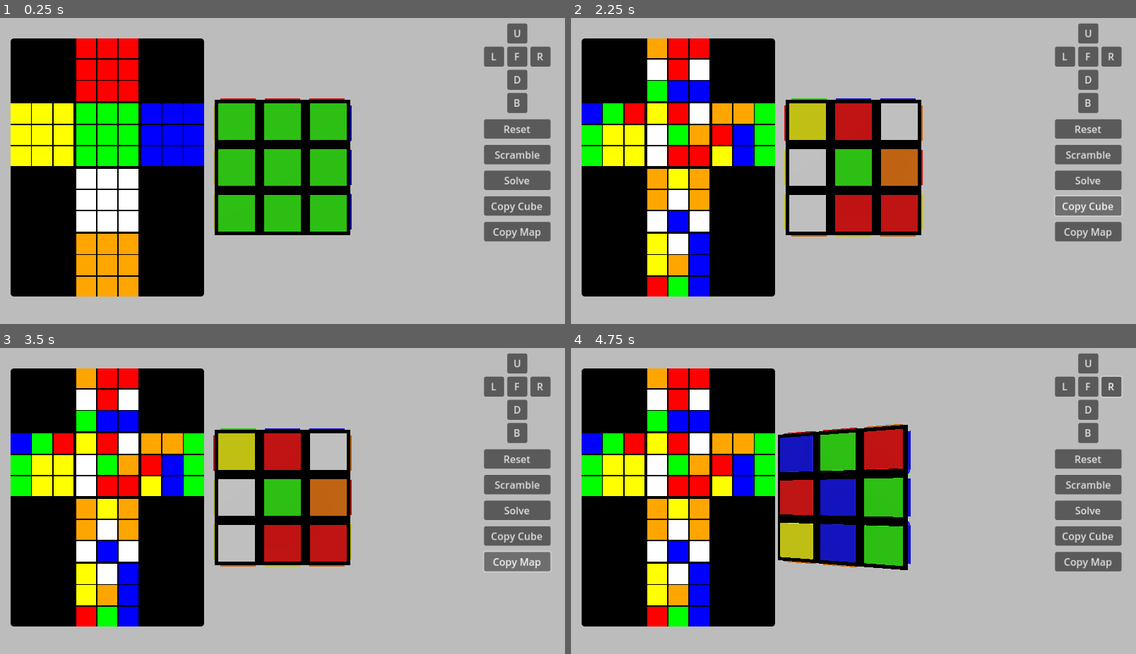
Above: before the commit, frames 1-4 (two rows, left to right).
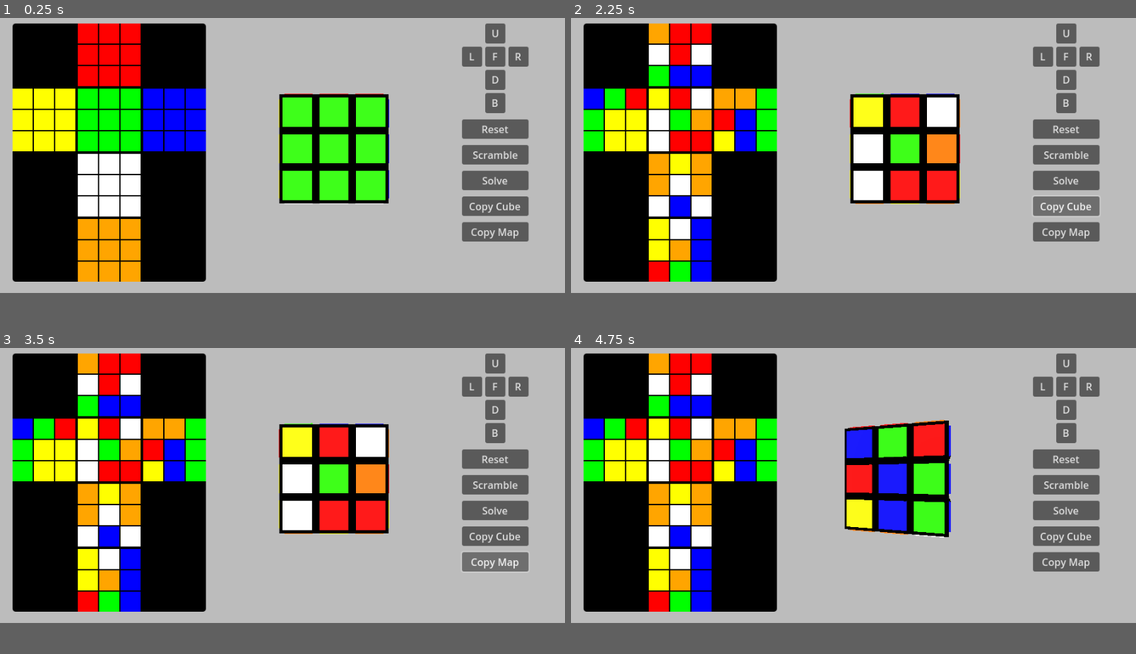
Above: after the commit, the same moments.

Repository: andrew-wilkes/cubic
Game: Godot game, scene res://scenes/main.tscn
Same seed, same stepped clock (60 frames per second), same inputs: the game is played once before the commit and once after it.
Inputs (mouse positions are in pixels of both pictures, inside the frame that each line leads up to):
- Up to frame 1 (0.25 s): no input
- Up to frame 2 (2.25 s): click "Reset" at 0.5 s; click "Scramble" at 1.25 s; click "Copy Cube" at 2 s
- Up to frame 3 (3.5 s): click "Copy Map" at 2.75 s
- Up to frame 4 (4.75 s): click "U" at 3.5 s; move the mouse to (977, 482) at 4.27 s; hold Right from 4.28 s (still down); hold Shift from 4.28 s (still down); click (977, 482) at 4.42 s
In our replay, the window is 800x444 before the commit and 800x400 after it. These sizes can differ from the game's own. Grey fills any space a smaller window leaves; there, only what the larger window draws over its background counts as a difference.

The runs differ from the first frame. In frame 1, 29% of the frame differs, in the area x 1-98%, y 1-92%; in frame 2, 31%; in frame 3, 31%; in frame 4, 32%.

Commit message:
Use a viewport for the cube

Diff:
--- a/project.godot
+++ b/project.godot
@@ -18,7 +18,7 @@
 [display]
 
 window/size/viewport_width=900
-window/size/viewport_height=500
+window/size/viewport_height=450
 
 [rendering]
 
--- a/scenes/main.gd
+++ b/scenes/main.gd
@@ -1,35 +1,32 @@
-extends Node3D
+extends Control
 
 const FACE_BUTTONS = ["U", "L", "F", "R", "D", "B"]
 
+var bc
+
 func _ready():
 	$C/UI.button_pressed.connect(_on_button_pressed)
+	bc = $C/SVP/VP/BigCube
 
 
 func _on_button_pressed(bname, shift, ctrl):
 	if FACE_BUTTONS.has(bname):
 		var button_idx = FACE_BUTTONS.find(bname)
 		if ctrl:
-			$BigCube/Pivot.rotate_to_face(button_idx)
+			bc.get_node("Pivot").rotate_to_face(button_idx)
 		else:
 			var direction = -1 if shift else 1
-			$BigCube.rotate_face(button_idx, direction, $BigCube/Pivot.transform.basis)
+			bc.rotate_face(button_idx, direction, bc.get_node("Pivot").transform.basis)
 	match bname:
 		"Reset":
-			$BigCube.reset()
+			bc.reset()
 		"Scramble":
 			for n in randi_range(10, 15):
-				$BigCube.rotate_face_immediate(randi() % 6, 1 if randf() > 0.5 else -1)
+				bc.rotate_face_immediate(randi() % 6, 1 if randf() > 0.5 else -1)
 		"Solve":
 			pass
 		"CopyCube":
-			$C/ColorMap.set_edge_colors($BigCube.get_edge_colors())
-			$C/ColorMap.set_corner_colors($BigCube.get_corner_colors())
+			$C/ColorMap.set_edge_colors(bc.get_edge_colors())
+			$C/ColorMap.set_corner_colors(bc.get_corner_colors())
 		"CopyMap":
-			$BigCube.apply_map($C/ColorMap.get_data())
-
-
-func get_rounded_rotation_value(angle):
-	# Convert -PI .. PI to 0/1/2/3
-	# The offset aligns the value with the correct face index
-	return int(round(angle / PI * 2) + 4) % 4
+			bc.apply_map($C/ColorMap.get_data())
--- a/scenes/main.tscn
+++ b/scenes/main.tscn
@@ -6,55 +6,41 @@
 [ext_resource type="Script" path="res://scenes/UI.gd" id="4_g6qdy"]
 [ext_resource type="PackedScene" uid="uid://dfknx5u3yhl8y" path="res://scenes/color_map.tscn" id="5_3m2rh"]
 
-[sub_resource type="StandardMaterial3D" id="StandardMaterial3D_s2t5a"]
-albedo_color = Color(0.223529, 0.223529, 0.223529, 1)
-
-[node name="Main" type="Node3D"]
+[node name="Main" type="MarginContainer"]
+theme_override_constants/margin_left = 20
+theme_override_constants/margin_top = 20
+theme_override_constants/margin_right = 20
+theme_override_constants/margin_bottom = 20
 script = ExtResource("1_lbbsj")
 
-[node name="BigCube" parent="." instance=ExtResource("2_vrqpa")]
-
-[node name="Pivot" type="Marker3D" parent="BigCube"]
-rotation_edit_mode = 2
-script = ExtResource("3_imujc")
-
-[node name="Camera" type="Camera3D" parent="BigCube/Pivot"]
-unique_name_in_owner = true
-transform = Transform3D(1, 0, 0, 0, 1, 0, 0, 0, 1, 0, 0, 6)
-
-[node name="Light1" type="DirectionalLight3D" parent="."]
-transform = Transform3D(0.707107, 0.5, 0.5, 0, 0.707107, -0.707107, -0.707107, 0.5, 0.5, 0, -2.58189, 10.3017)
-sky_mode = 1
-
-[node name="Light2" type="DirectionalLight3D" parent="."]
-transform = Transform3D(-0.707107, 0.5, -0.5, 0, 0.707107, 0.707107, 0.707107, 0.5, -0.5, -10.8961, 0, -15.4989)
-sky_mode = 1
-
-[node name="TestCube" type="CSGBox3D" parent="."]
-visible = false
-size = Vector3(3, 3, 3)
-material = SubResource("StandardMaterial3D_s2t5a")
-
 [node name="C" type="HBoxContainer" parent="."]
-anchors_preset = 15
-anchor_right = 1.0
-anchor_bottom = 1.0
-offset_left = 17.0
-offset_top = 20.0
-offset_right = -23.0
-offset_bottom = -20.0
-grow_horizontal = 2
-grow_vertical = 2
+layout_mode = 2
 size_flags_horizontal = 3
 
 [node name="ColorMap" parent="C" instance=ExtResource("5_3m2rh")]
 layout_mode = 2
 size_flags_vertical = 4
 
-[node name="Spacer" type="Control" parent="C"]
+[node name="SVP" type="SubViewportContainer" parent="C"]
 layout_mode = 2
-size_flags_horizontal = 3
-mouse_filter = 2
+
+[node name="VP" type="SubViewport" parent="C/SVP"]
+transparent_bg = true
+handle_input_locally = false
+size = Vector2i(400, 400)
+render_target_update_mode = 4
+
+[node name="BigCube" parent="C/SVP/VP" instance=ExtResource("2_vrqpa")]
+
+[node name="Pivot" type="Marker3D" parent="C/SVP/VP/BigCube"]
+rotation_edit_mode = 2
+script = ExtResource("3_imujc")
+
+[node name="Camera" type="Camera3D" parent="C/SVP/VP/BigCube/Pivot"]
+unique_name_in_owner = true
+transform = Transform3D(1, 0, 0, 0, 1, 0, 0, 0, 1, 0, 0, 6)
+
+[node name="Light" type="DirectionalLight3D" parent="C/SVP/VP/BigCube/Pivot/Camera"]
 
 [node name="UI" type="VBoxContainer" parent="C"]
 layout_mode = 2
Not shown: 1 places in scenes/main.tscn that only renumber resources
